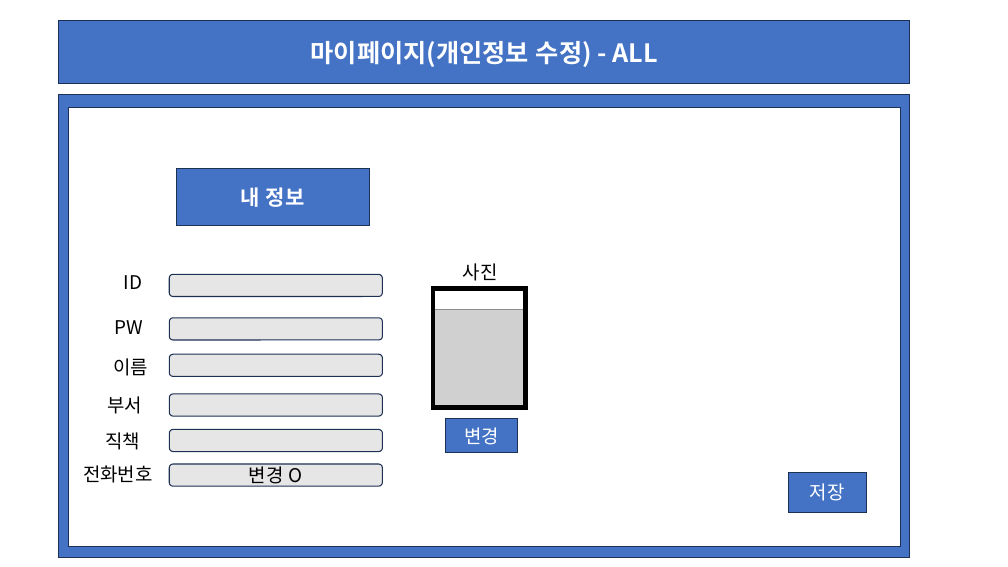
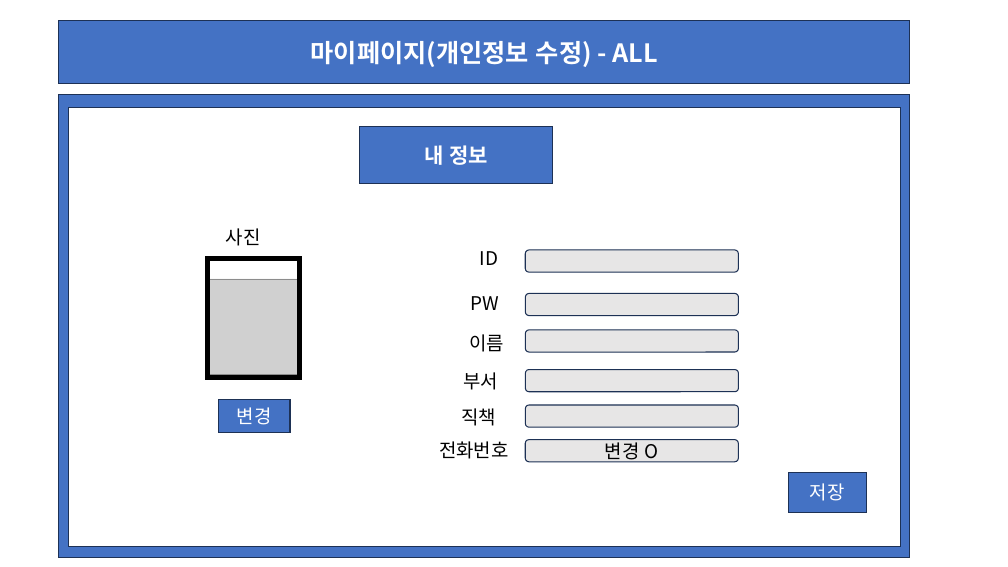
Before and after one commit to wari-wari/MainProject_1, a slide deck: slide 27 of 메인프로젝트 화면 레이아웃 초안.pptx (slide 26 before the commit). Drawn at 1008x567 pixels with LibreOffice and Linux fonts; fonts in the diff are those of the drawing; grey boxes stand for pictures. Boxes give left, top, right and bottom in pixels: in the first picture for what was removed or moved away, otherwise in the second. Text is boxed around its words. In the diff, an @@ line names an element or a change of style, - is before the commit and + after.

```diff
--- a/메인프로젝트 화면 레이아웃 초안.pptx
+++ b/메인프로젝트 화면 레이아웃 초안.pptx
@@ rectangle "내 정보" moved from (x1=176, y1=169, x2=370, y2=225) to (x1=359, y1=127, x2=553, y2=184) @@
@@ text "사진" moved from (x1=463, y1=263, x2=498, y2=281) to (x1=226, y1=228, x2=261, y2=246) @@
@@ rectangle moved from (x1=433, y1=289, x2=526, y2=408) to (x1=207, y1=259, x2=299, y2=377) @@
@@ picture moved from (x1=432, y1=309, x2=528, y2=405) to (x1=206, y1=279, x2=302, y2=375) @@
@@ 6 texts, 6 rounded rectangles moved together from (x1=83, y1=274, x2=383, y2=486) to (x1=439, y1=250, x2=739, y2=462) @@
@@ rectangle "변경" moved from (x1=445, y1=419, x2=517, y2=452) to (x1=219, y1=399, x2=290, y2=433) @@
```
Also in this commit, not shown: 23 other slides changed, 1 slide added, 1 other file.
